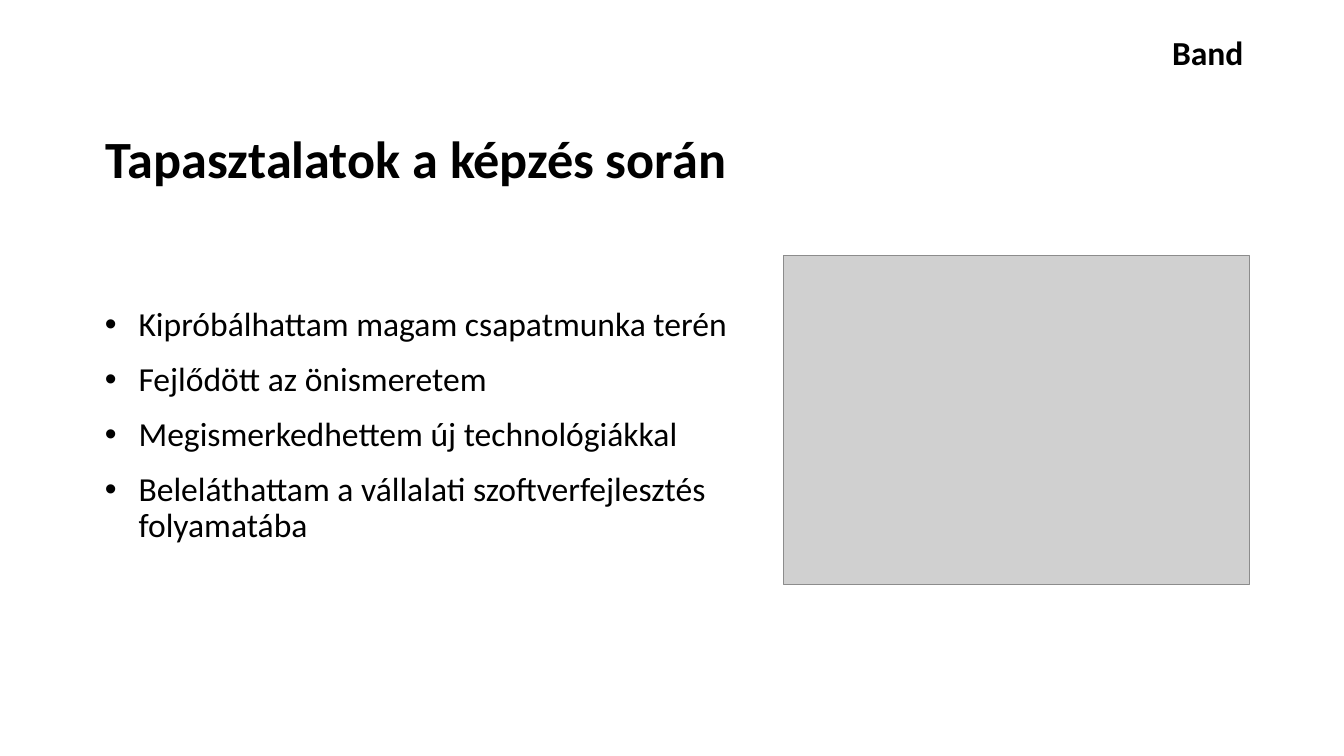
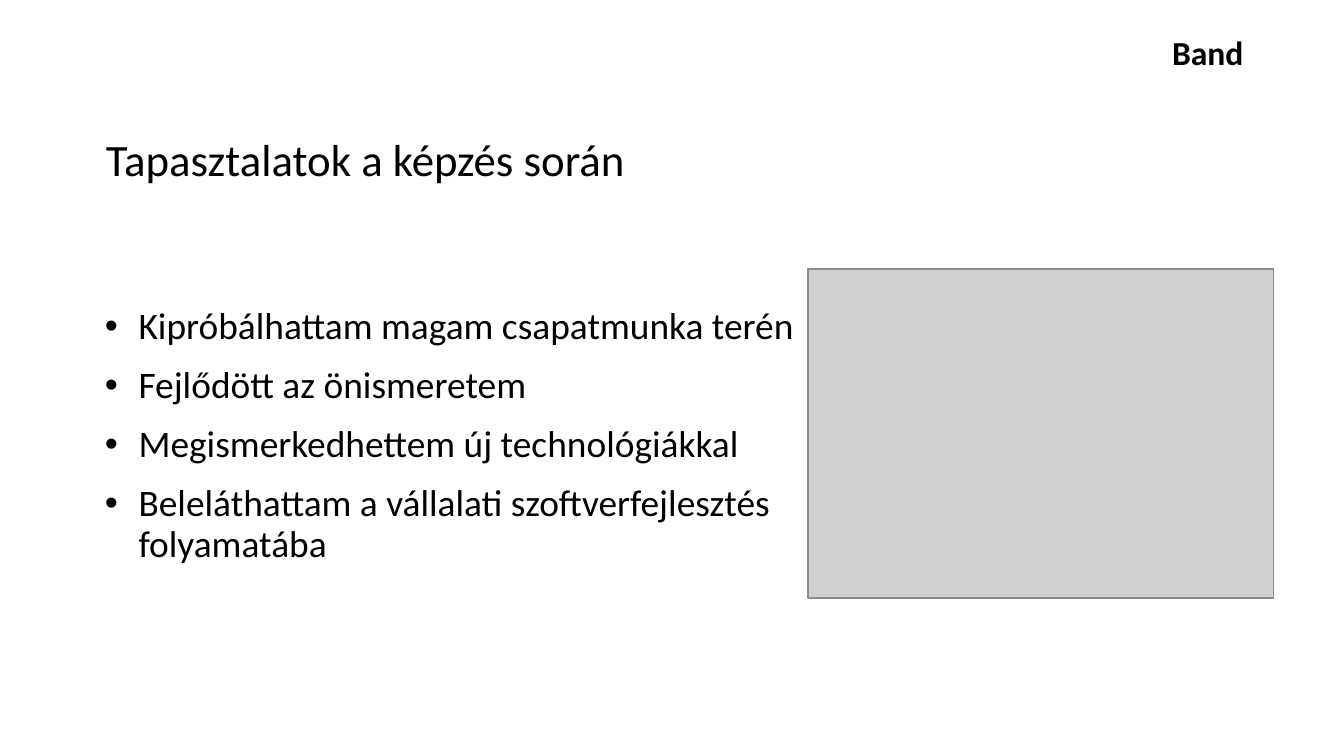
Before and after one commit to schonherz-java-ee-2016-summer/project, a slide deck: slide 5 of presentations/band/Veress_Armin/prezentation_veress_armin.pptx. Drawn at 1344x756 pixels with LibreOffice and Linux fonts; fonts in the diff are those of the drawing; grey boxes stand for pictures; background and template pictures are left out. Boxes give left, top, right and bottom in pixels: in the first picture for what was removed or moved away, otherwise in the second. Text is boxed around its words. In the diff, an @@ line names an element or a change of style, - is before the commit and + after.

```diff
--- a/presentations/band/Veress_Armin/prezentation_veress_armin.pptx
+++ b/presentations/band/Veress_Armin/prezentation_veress_armin.pptx
@@ title "Tapasztalatok a képzés során" at (106,145,625,184): size 28 to 24 pt, bold off @@
@@ text "Kipróbálhattam magam csapatmunka terén" at (139,313,794,563): size 18 to 20 pt @@
@@ picture: place and size @@
-picture at (784,255,1250,585)
+picture at (808,269,1274,598)
```
Also in this commit, not shown: 3 other slides changed.
